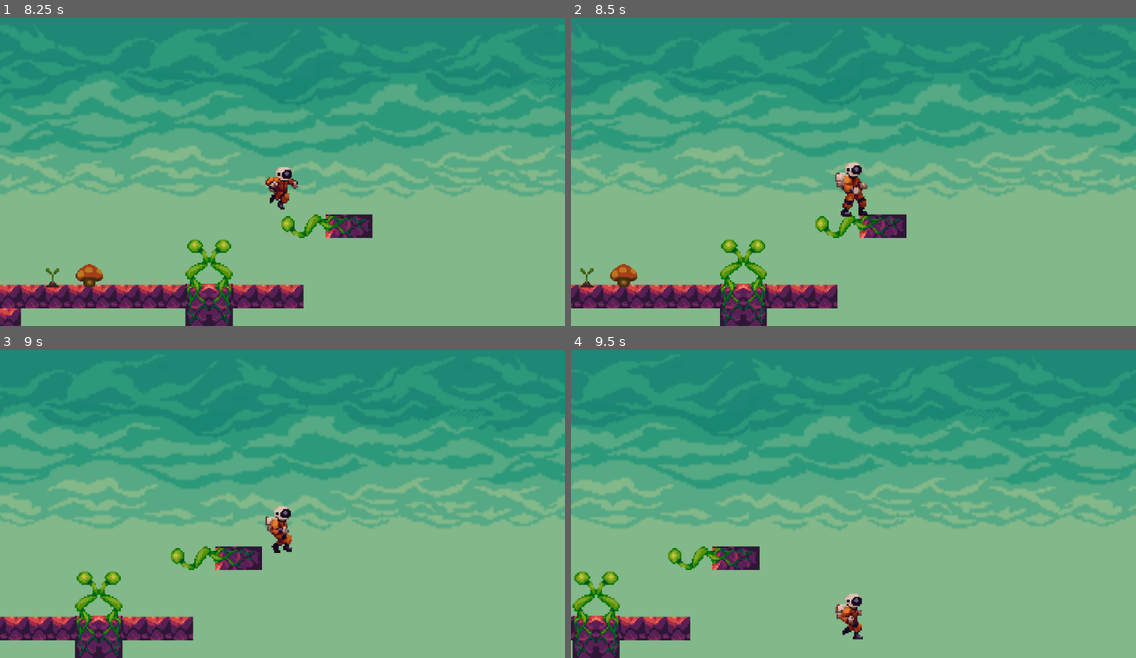
Above: before the commit, frames 1-4 (two rows, left to right).
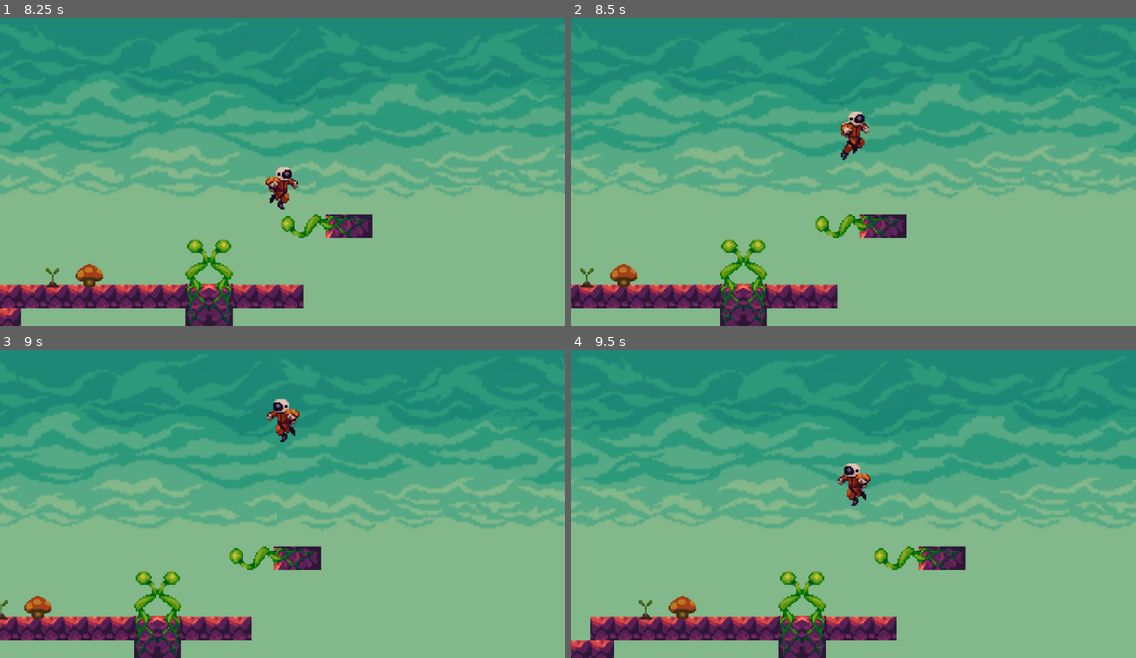
Above: after the commit, the same moments.

Repository: Eggsquisite/Regrowth
Game: Godot game, scene res://Levels/Level1.tscn
The game is run twice, just before and just after one commit, with the same random seed, the same clock (stepped at 60 frames per second) and the same inputs.
Inputs (mouse positions are in pixels of both pictures, inside the frame that each line leads up to):
- Up to frame 1 (8.25 s): tap Enter (ui_accept) at 0.5 s; hold D (right) 0.53-2.03 s; tap E (interact) at 0.6, 1.35, 2.1, 2.85, 3.6, 4.35, 5.1, 6.6, 7.35, 8.1 s; tap Space (jump) at 0.77, 1.52, 3.02, 3.77, 4.52, 6.77, 7.52 s; hold A (left) 2.03-4.28 s; hold D (right) 4.28-5.75 s; click (305, 252) at 5.75 s; hold D (right) from 6.53 s (still down)
- Up to frame 2 (8.5 s): keep holding D (right); tap Space (jump) at 8.27 s
- Up to frame 3 (9 s): release D (right) at 8.78 s; hold A (left) from 8.78 s (still down); tap E (interact) at 8.85 s
- Up to frame 4 (9.5 s): keep holding A (left)

Frame 1 is identical in both runs. In frame 2, 1.1% of the frame differs, in the area x 46-53%, y 30-65%; in frame 3, 21%; in frame 4, 25%, in the area x 0-100%, y 19-100%.

Commit message:
Trying for the life of me to figure out a way to make an interactable list

Diff:
--- /dev/null
+++ b/GUI/PlantList.tscn
@@ -0,0 +1,32 @@
+[gd_scene load_steps=3 format=2]
+
+[ext_resource path="res://GFX/Interactables/Mushrooms/Big/mushroom1.png" type="Texture" id=1]
+[ext_resource path="res://GFX/GUI/Space_GUI-1.png.png" type="Texture" id=2]
+
+[node name="PlantList" type="HBoxContainer"]
+anchor_right = 0.154297
+anchor_bottom = 0.0833333
+margin_bottom = -3.8147e-06
+__meta__ = {
+"_edit_use_anchors_": true
+}
+
+[node name="TextureButton" type="TextureButton" parent="."]
+self_modulate = Color( 0.639216, 0.584314, 0.584314, 1 )
+margin_right = 50.0
+margin_bottom = 50.0
+texture_normal = ExtResource( 1 )
+texture_pressed = ExtResource( 1 )
+texture_hover = ExtResource( 2 )
+
+[node name="TextureButton2" type="TextureButton" parent="."]
+margin_left = 54.0
+margin_right = 104.0
+margin_bottom = 50.0
+texture_normal = ExtResource( 1 )
+
+[node name="TextureButton3" type="TextureButton" parent="."]
+margin_left = 108.0
+margin_right = 158.0
+margin_bottom = 50.0
+texture_normal = ExtResource( 1 )
--- a/GUI/PlantSelect.gd
+++ b/GUI/PlantSelect.gd
@@ -3,8 +3,8 @@
 signal grow
 
 func _ready():
-	add_to_group("PlantSelect")
+	get_popup().connect("id_pressed", self, "_open_PlantMenu")
 
 
-func _on_PlantSelect_pressed():
+func _open_PlantMenu():
 	print("hi")
--- a/GUI/PlantSelect.tscn
+++ b/GUI/PlantSelect.tscn
@@ -1,8 +1,10 @@
-[gd_scene load_steps=8 format=2]
+[gd_scene load_steps=10 format=2]
 
 [ext_resource path="res://Fonts/pixelmix.ttf" type="DynamicFontData" id=1]
 [ext_resource path="res://GFX/Interactables/Mushrooms/Big/mushroom1.png" type="Texture" id=2]
+[ext_resource path="res://GUI/PlantSelect.gd" type="Script" id=3]
 [ext_resource path="res://GFX/GUI/Space_GUI-1.png.png" type="Texture" id=4]
+[ext_resource path="res://GFX/Interactables/Mound/Plants-3.png.png" type="Texture" id=5]
 
 [sub_resource type="DynamicFont" id=2]
 font_data = ExtResource( 1 )
@@ -44,7 +46,8 @@
 margin_bottom = 20.0
 theme = SubResource( 3 )
 icon = ExtResource( 4 )
-items = [ "", ExtResource( 2 ), 0, false, false, 0, 0, null, "", false ]
+items = [ "", ExtResource( 2 ), 0, false, false, 0, 0, null, "", false, "", ExtResource( 5 ), 0, false, false, 1, 0, null, "", false ]
+script = ExtResource( 3 )
 __meta__ = {
 "_edit_use_anchors_": false
 }
--- a/GUI/PopupPlant.tscn
+++ /dev/null
@@ -1,75 +0,0 @@
-[gd_scene load_steps=9 format=2]
-
-[ext_resource path="res://GFX/Interactables/Mushrooms/Big/mushroom1.png" type="Texture" id=1]
-[ext_resource path="res://GFX/GUI/Space_GUI-1.png.png" type="Texture" id=2]
-[ext_resource path="res://Fonts/pixelmix.ttf" type="DynamicFontData" id=3]
-[ext_resource path="res://GUI/PlantSelect.gd" type="Script" id=4]
-
-[sub_resource type="DynamicFont" id=2]
-font_data = ExtResource( 3 )
-
-[sub_resource type="StyleBoxTexture" id=4]
-texture = ExtResource( 2 )
-region_rect = Rect2( 0, 0, 32, 32 )
-expand_margin_left = 8.0
-expand_margin_right = 8.0
-expand_margin_top = 8.0
-expand_margin_bottom = 8.0
-
-[sub_resource type="Theme" id=3]
-PopupMenu/colors/font_color = Color( 0.639216, 0.164706, 0.164706, 1 )
-PopupMenu/colors/font_color_accel = Color( 0.7, 0.7, 0.7, 0.8 )
-PopupMenu/colors/font_color_disabled = Color( 0.4, 0.4, 0.4, 0.8 )
-PopupMenu/colors/font_color_hover = Color( 0.88, 0.88, 0.88, 1 )
-PopupMenu/constants/hseparation = 4
-PopupMenu/constants/vseparation = 4
-PopupMenu/fonts/font = SubResource( 2 )
-PopupMenu/icons/checked = null
-PopupMenu/icons/radio_checked = null
-PopupMenu/icons/radio_unchecked = null
-PopupMenu/icons/submenu = null
-PopupMenu/icons/unchecked = null
-PopupMenu/styles/hover = null
-PopupMenu/styles/labeled_separator_left = null
-PopupMenu/styles/labeled_separator_right = null
-PopupMenu/styles/panel = SubResource( 4 )
-PopupMenu/styles/panel_disabled = null
-PopupMenu/styles/separator = null
-
-[sub_resource type="DynamicFont" id=1]
-outline_color = Color( 1, 0, 0, 1 )
-font_data = ExtResource( 3 )
-
-[node name="PopupPlant" type="PopupMenu"]
-margin_right = 12.0
-margin_bottom = 20.0
-theme = SubResource( 3 )
-items = [ "", ExtResource( 1 ), 0, false, false, 0, 0, null, "", false ]
-script = ExtResource( 4 )
-__meta__ = {
-"_edit_use_anchors_": false
-}
-
-[node name="MarginContainer" type="MarginContainer" parent="."]
-margin_left = 7.0
-margin_right = 40.0
-margin_bottom = 36.0
-__meta__ = {
-"_edit_use_anchors_": false
-}
-
-[node name="CenterContainer" type="CenterContainer" parent="MarginContainer"]
-margin_right = 33.0
-margin_bottom = 36.0
-__meta__ = {
-"_edit_use_anchors_": false
-}
-
-[node name="Label" type="Label" parent="MarginContainer/CenterContainer"]
-margin_left = 10.0
-margin_top = 10.0
-margin_right = 22.0
-margin_bottom = 26.0
-custom_fonts/font = SubResource( 1 )
-custom_colors/font_color = Color( 0.776471, 0.74902, 0.74902, 1 )
-text = "E"
--- a/Interactables/Mound.gd
+++ b/Interactables/Mound.gd
@@ -1,14 +1,16 @@
 extends Sprite
+
+signal plantMenu
 
 func _ready():
 	add_to_group("interact")
+	connect("plantMenu", $PlantSelect, "_open_PlantMenu")
 
 
 func _on_Area2D_body_entered(body):
 	if body.has_method("InRange"):
 		body.InRange(true)
 		$PlantSelect.visible = true
-
 
 
 func _on_Area2D_body_exited(body):
@@ -18,4 +20,4 @@
 
 
 func Interacting():
-	print("interacting")
+	emit_signal("plantMenu")
--- a/Levels/Level1.tscn
+++ b/Levels/Level1.tscn
@@ -23,9 +23,9 @@
 [node name="MushroomBig" parent="Mushroom" instance=ExtResource( 3 )]
 position = Vector2( 701.776, 521.607 )
 
-[node name="Mound" type="Node" parent="."]
+[node name="Mounds" type="Node" parent="."]
 
-[node name="Mound" parent="Mound" instance=ExtResource( 4 )]
+[node name="Mound" parent="Mounds" instance=ExtResource( 4 )]
 position = Vector2( 650.377, 535.514 )
 
 [node name="PlantSelect" parent="." instance=ExtResource( 5 )]
--- a/Player/Player.gd
+++ b/Player/Player.gd
@@ -86,9 +86,8 @@
 	if inRange and Input.is_action_just_pressed("interact") and is_on_floor() and not isInteracting:
 		isInteracting = true
 		get_tree().call_group("interact", "Interacting")
-	elif inRange and Input.is_action_just_pressed("interact") and isInteracting:
+	elif Input.is_action_just_pressed("interact") and isInteracting:
 		isInteracting = false
-
 
 
 func InRange(value):
Not shown: 1 places in Interactables/Mound.tscn that only renumber resources
